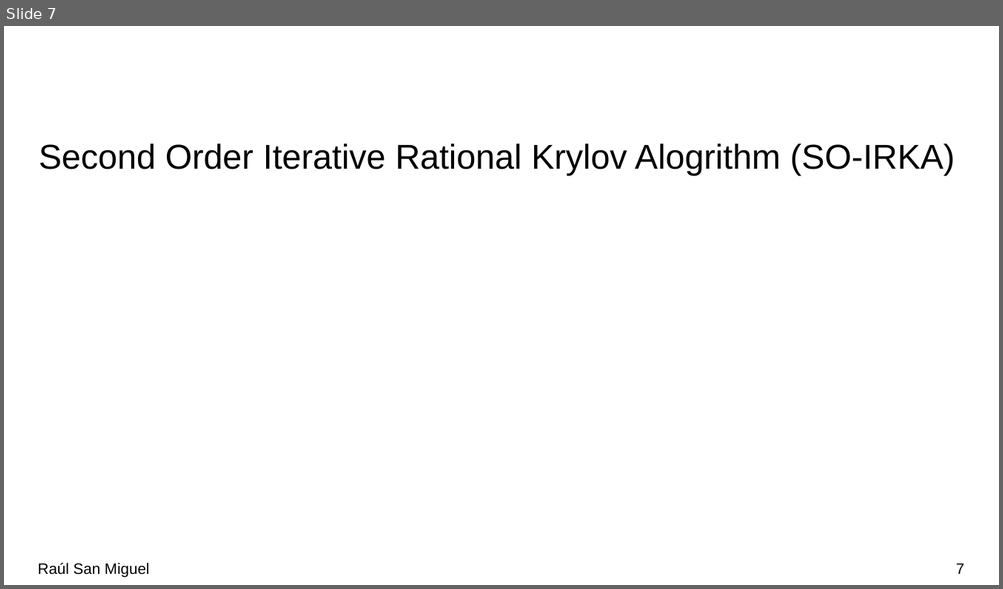
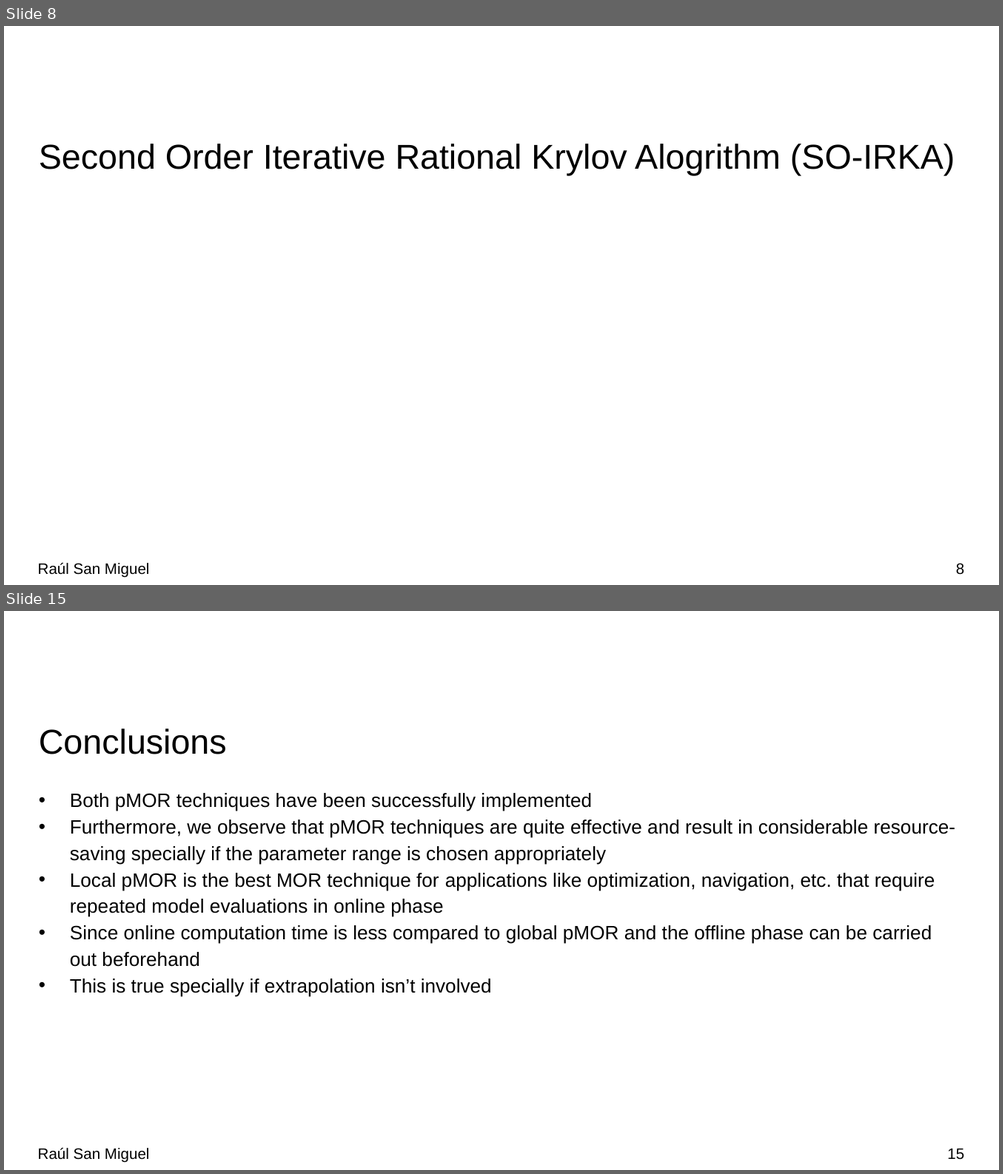
Before and after one commit to R-SMP/Global_Local_pMOR, a slide deck: pMOR.pptx. Shown one above the other, each under a label of ours: slide 7 before the commit, slides 8 and 15 after it; the slides between them are not shown. The pictures are 1003x589 and 1003x1174 pixels, drawn with LibreOffice and Linux fonts; fonts in the diff are those of the drawing; grey boxes stand for pictures; background and template pictures are left out. Boxes give left, top, right and bottom in pixels: in the first picture for what was removed or moved away, otherwise in the second. Text is boxed around its words. In the diff, an @@ line names an element or a change of style, - is before the commit and + after.

```diff
--- a/pMOR.pptx
+++ b/pMOR.pptx
@@ slide 15 added at (4,611,999,1170), background #FFFFFF @@
@@ title added at (39,729,227,755), 25 pt, text #000000 @@
+Conclusions
@@ text added at (70,793,956,997), 14 pt, text #000000 @@
+• Both pMOR techniques have been successfully implemented
+• Furthermore, we observe that pMOR techniques are quite effective and result in considerable resource-saving specially if the parameter range is chosen appropriately
+• Local pMOR is the best MOR technique for applications like optimization, navigation, etc. that require repeated model evaluations in online phase
+• Since online computation time is less compared to global pMOR and the offline phase can be carried out beforehand
+• This is true specially if extrapolation isn’t involved
@@ text added at (38,1148,150,1163), 11 pt, text #000000 @@
+Raúl San Miguel
@@ page number added at (947,1149,964,1160), 11 pt, text #000000 @@
+15
@@ what was slide 7 is now slide 8 @@
@@ page number at (956,563,964,575): text changed @@
-7
+8
```
Also in this commit, not shown: 8 slides changed, 3 other slides added, 7 other files.
